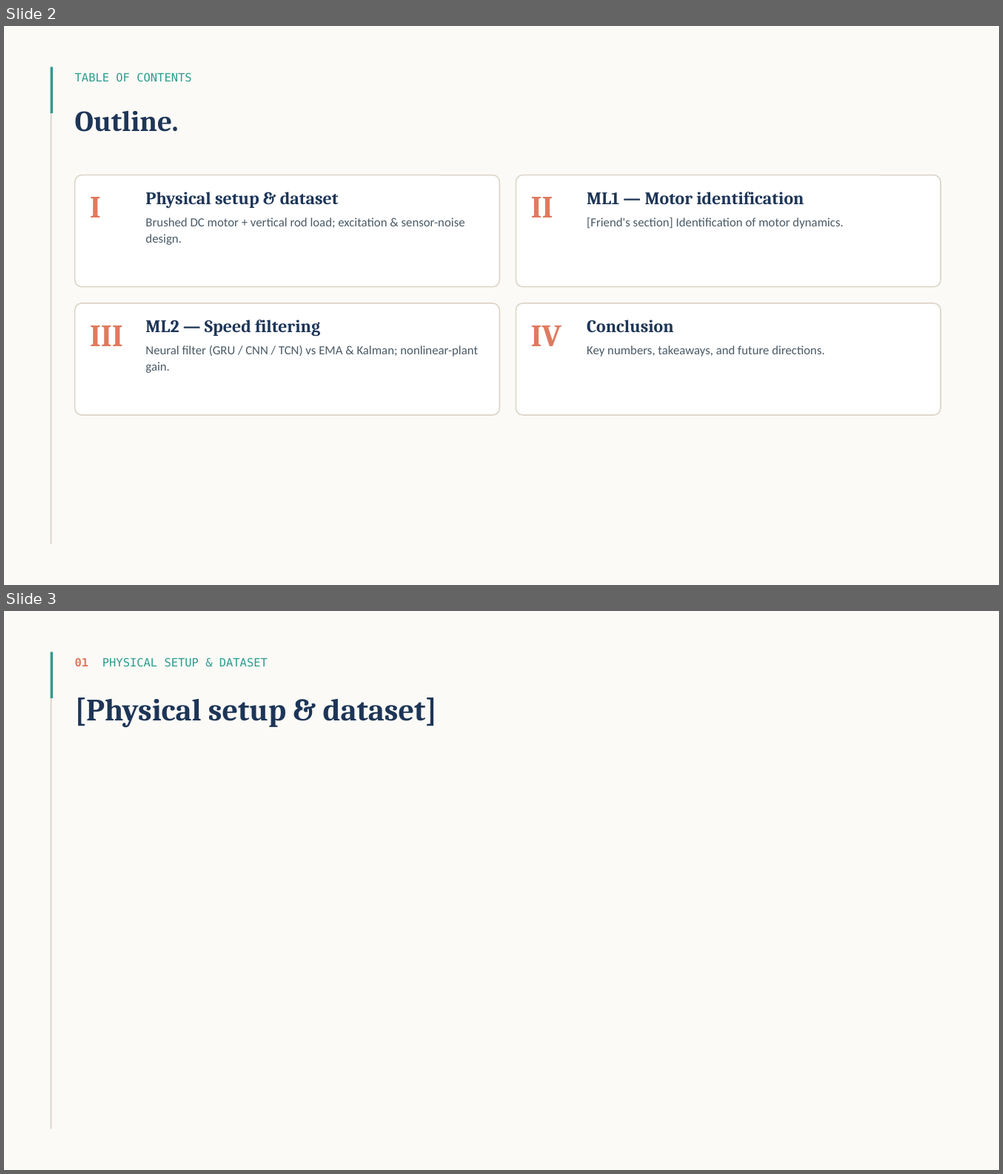
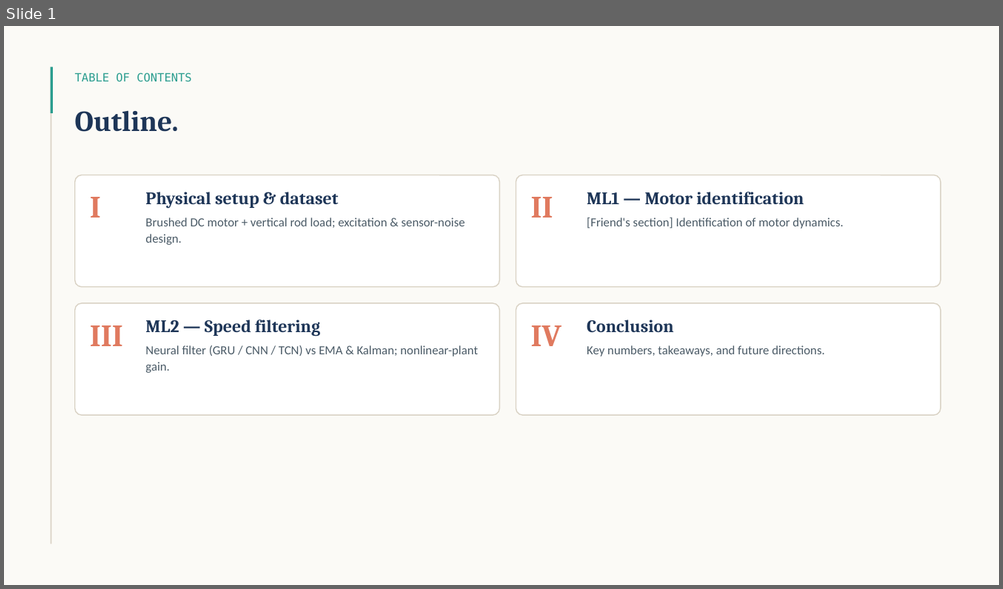
Before and after one commit to Riad-Attou/ai-electrical-engineering, a slide deck: presentation.pptx. Shown one above the other, each under a label of ours: slides 2 and 3 before the commit, slide 1 after it. The pictures are 1003x1174 and 1003x589 pixels, drawn with LibreOffice and Linux fonts; fonts in the diff are those of the drawing. Boxes give left, top, right and bottom in pixels: in the first picture for what was removed or moved away, otherwise in the second. Text is boxed around its words. In the diff, an @@ line names an element or a change of style, - is before the commit and + after.

```diff
--- a/presentation.pptx
+++ b/presentation.pptx
@@ slide 3 removed at (4,611,999,1170), background #FBFAF6 @@
@@ rectangle removed at (51,652,52,1130) @@
@@ rectangle removed at (51,652,53,698) @@
@@ text removed at (75,658,267,667) @@
-01 PHYSICAL SETUP & DATASET
@@ text removed at (75,698,437,728) @@
-[Physical setup & dataset]
@@ what was slide 2 is now slide 1 @@
```
Also in this commit, not shown: 2 slides changed, 4 other slides removed, 4 other files.
